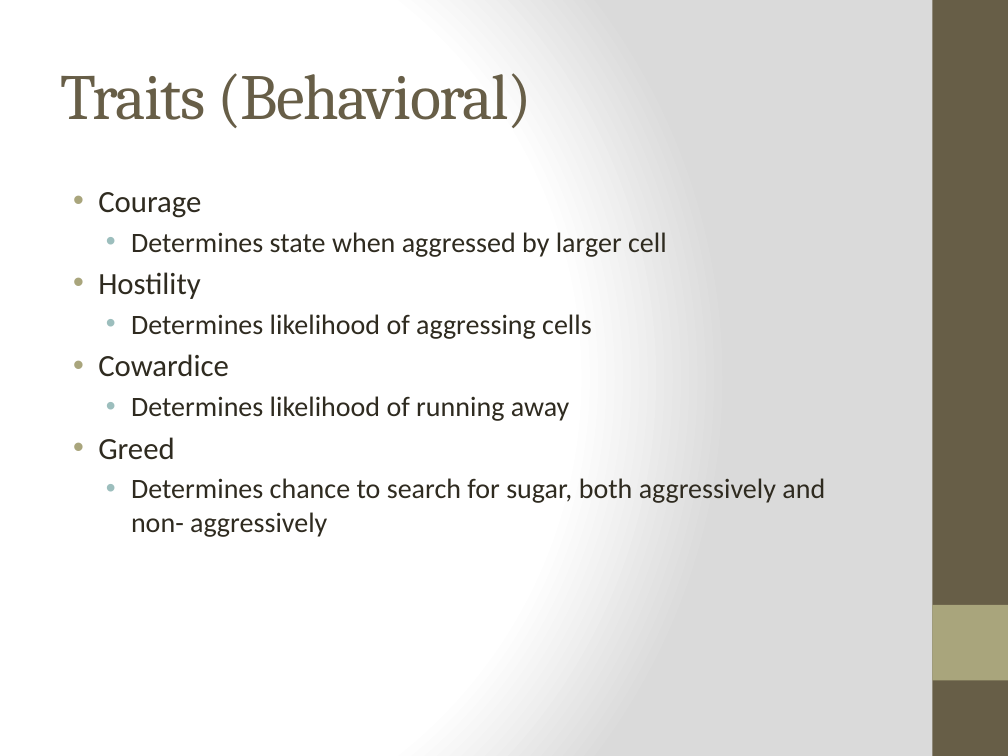
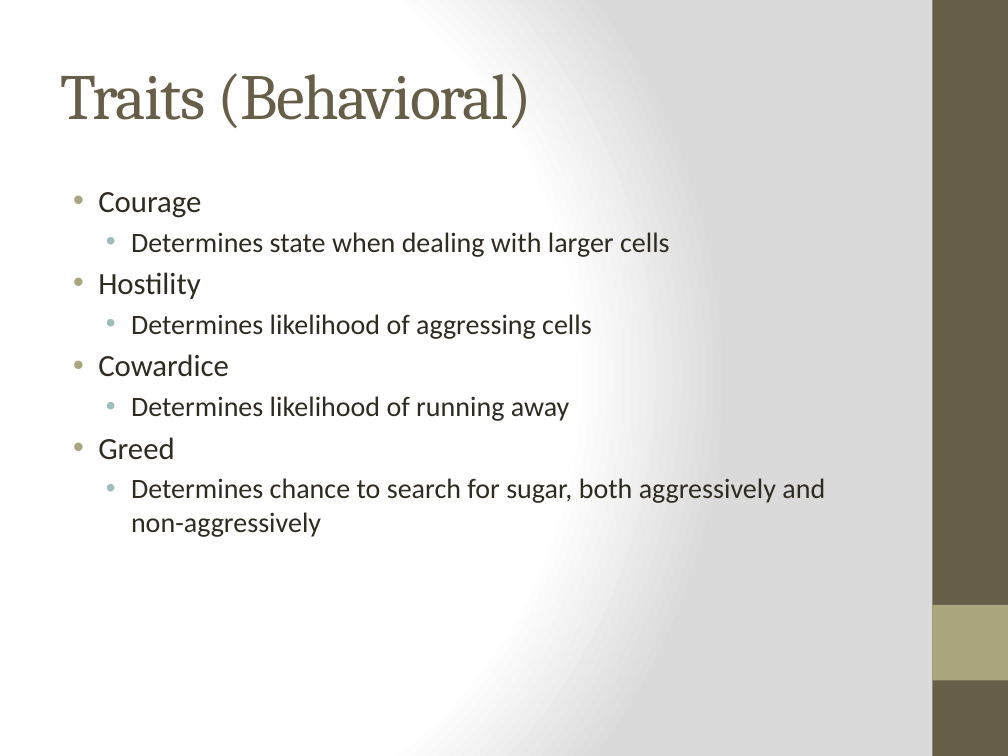
Before and after one commit to cirigj/CellularAI, a slide deck: slide 4 of Cellular AI.pptx. Drawn at 1008x756 pixels with LibreOffice and Linux fonts; fonts in the diff are those of the drawing. Boxes give left, top, right and bottom in pixels: in the first picture for what was removed or moved away, otherwise in the second. Text is boxed around its words. In the diff, an @@ line names an element or a change of style, - is before the commit and + after.

```diff
--- a/Cellular AI.pptx
+++ b/Cellular AI.pptx
@@ text at <box>131,232,670,257</box>: text changed @@
-  • Determines state when aggressed by larger cell
+  • Determines state when dealing with larger cells
@@ text at <box>131,478,825,537</box>: spaces changed @@
-  • Determines chance to search for sugar, both aggressively and non- aggressively
+  • Determines chance to search for sugar, both aggressively and non-aggressively
```
Also in this commit, not shown: 3 other slides changed, 1 other file.
